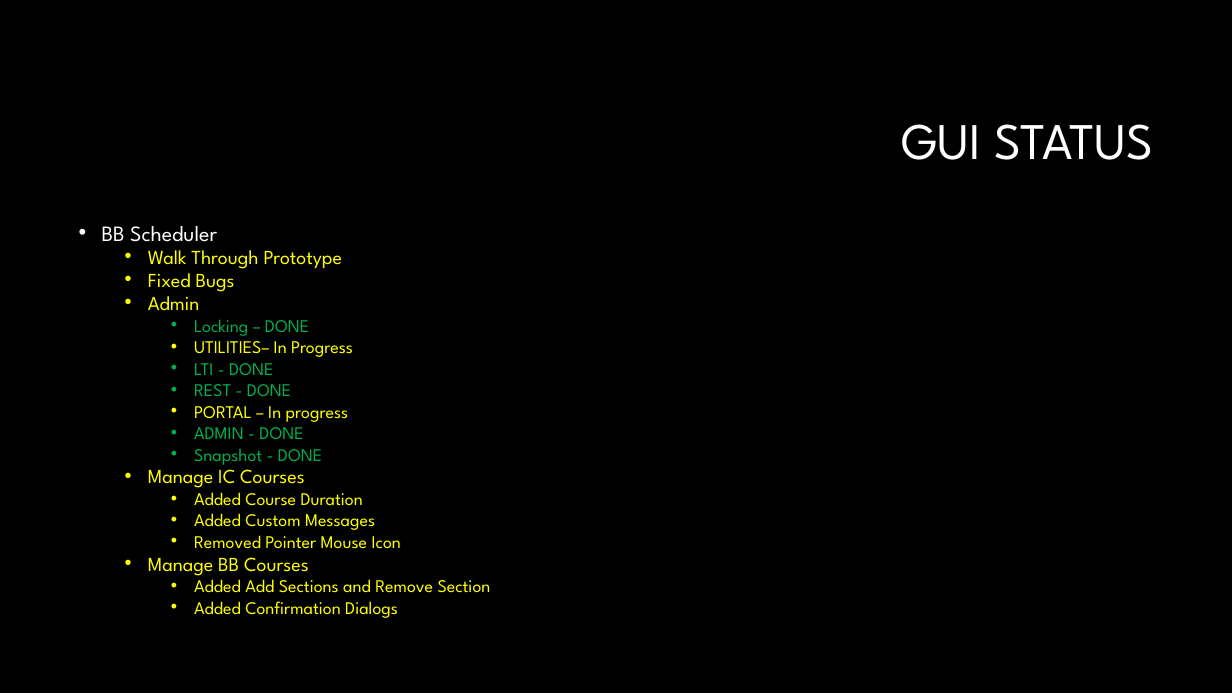
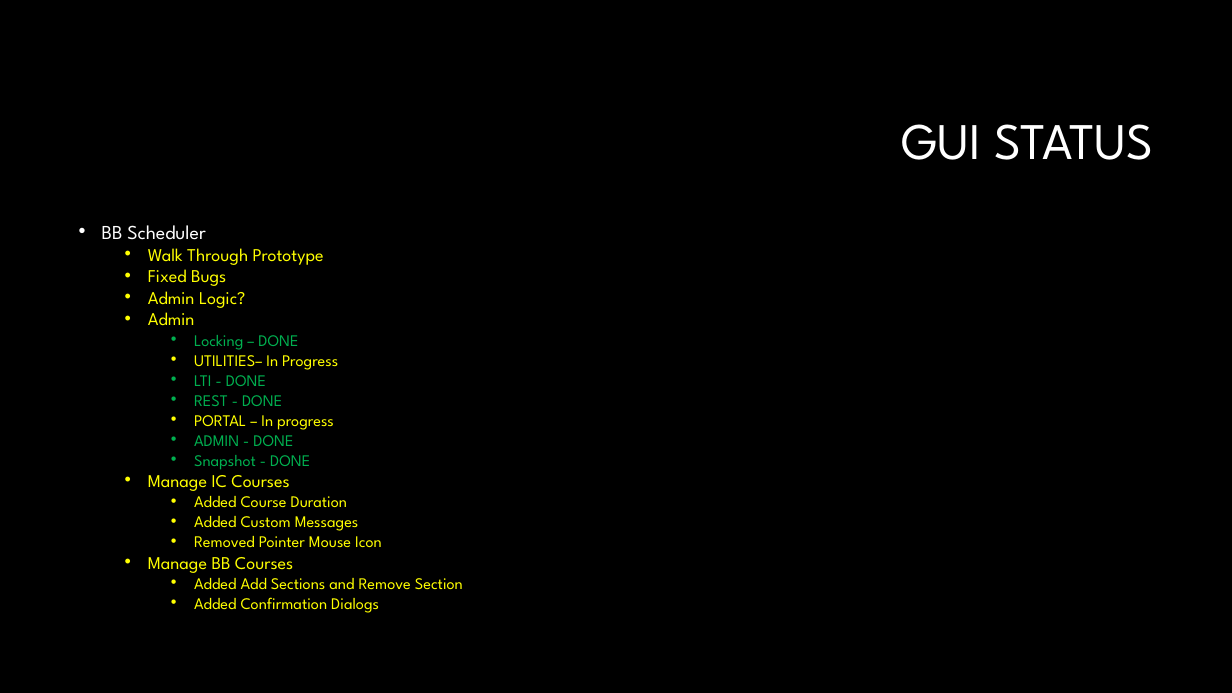
Before and after one commit to joefavero/WaukeshaBBScheduler, a slide deck: slide 3 of docs/Waukesha Week 13.pptx. Drawn at 1232x693 pixels with LibreOffice and Linux fonts; fonts in the diff are those of the drawing; background and template pictures are left out. Boxes give left, top, right and bottom in pixels: in the first picture for what was removed or moved away, otherwise in the second. Text is boxed around its words. In the diff, an @@ line names an element or a change of style, - is before the commit and + after.

```diff
--- a/docs/Waukesha Week 13.pptx
+++ b/docs/Waukesha Week 13.pptx
@@ text at box(102, 225, 463, 613): size 17.1 to 15.4 pt in "BB Scheduler"; size 15.5 to 14 pt in "Walk Through Prototype", "Fixed Bugs", "Admin", "Manage IC Courses" and 1 more places; size 13.9 to 12.6 pt in "Locking – DONE", "UTILITIES– In Progress", "LTI - DONE", "REST - DONE" and 8 more places @@
@@ text at box(148, 291, 246, 308): paragraph added @@
+  • Admin Logic?
```
Also in this commit, not shown: 4 other slides changed, 4 other files.
